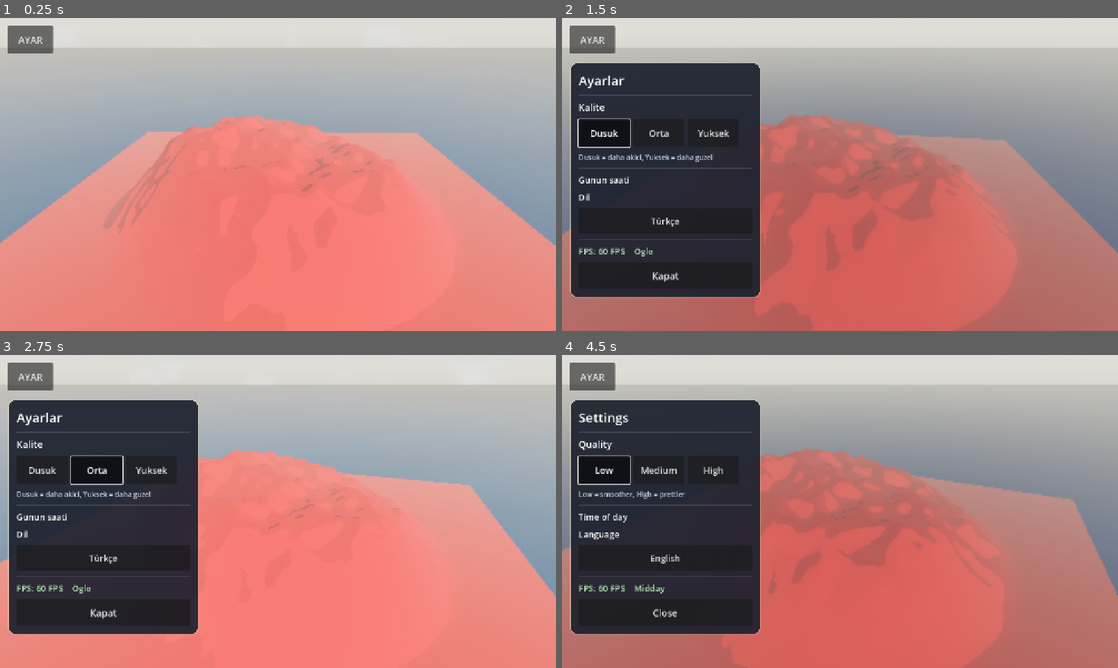
Above: before the commit, frames 1-4 (two rows, left to right).
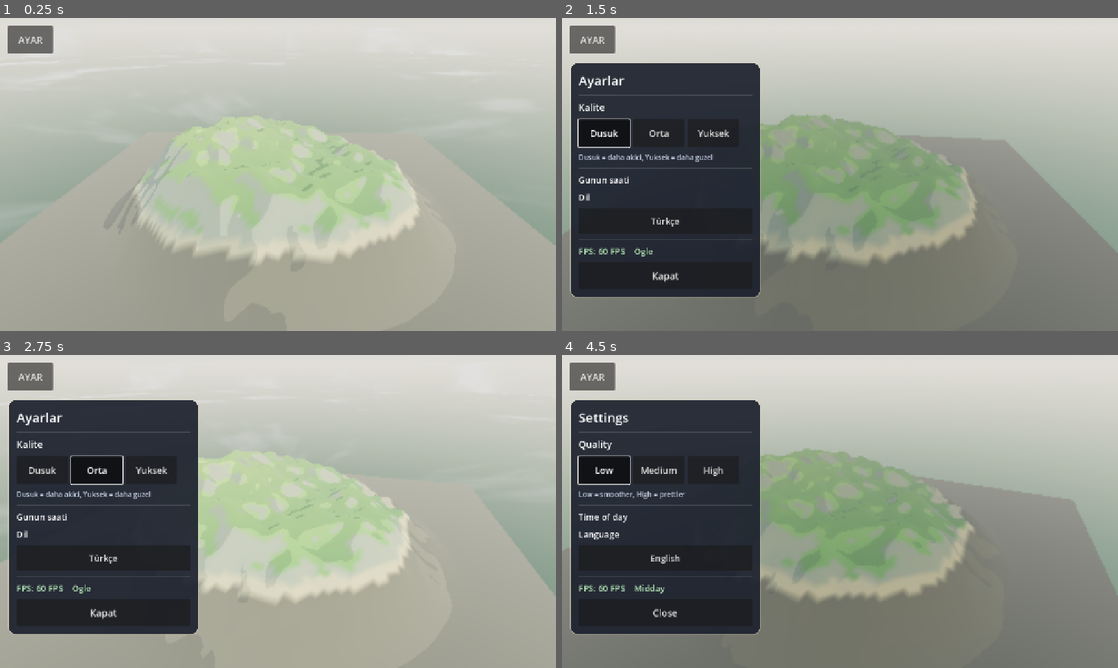
Above: after the commit, the same moments.

Repository: eraslan19j/game
Game: Godot game, scene res://scenes/world/world.tscn
The game is run twice, just before and just after one commit, with the same random seed, the same clock (stepped at 60 frames per second) and the same inputs.
Inputs:
- Up to frame 1 (0.25 s): no input
- Up to frame 2 (1.5 s): click "AYAR" at 0.5 s; click "Dusuk" at 1.25 s
- Up to frame 3 (2.75 s): click "Orta" at 2 s
- Up to frame 4 (4.5 s): click "Yuksek" at 2.75 s; click "Türkçe" at 3.5 s; click "Low" at 4.25 s

The runs differ from the first frame. In frame 1, 60% of the frame differs, in the area x 0-100%, y 9-100%; in frame 2, 64%; in frame 3, 45%; in frame 4, 64%.
Error after the commit: Invalid call. Nonexistent function 'setup' in base 'MeshInstance3D'. (res://scripts/world/world.gd:44)

Commit message:
TEST (gecici): su scripti ve shaderi devre disi, duz mavi malzeme
Co-authored-by: arena-agent <297053741+arena-agent@users.noreply.github.com>

Diff:
--- a/scenes/world/world.tscn
+++ b/scenes/world/world.tscn
@@ -42,6 +42,9 @@
 
 [sub_resource type="ShaderMaterial" id="ShaderMaterial_water"]
 shader = ExtResource("4_watershader")
+
+[sub_resource type="StandardMaterial3D" id="StandardMaterial3D_watertest"]
+albedo_color = Color(0.05, 0.35, 0.75, 1)
 
 [sub_resource type="ShaderMaterial" id="ShaderMaterial_toon_ground"]
 shader = ExtResource("5_toon")
@@ -100,8 +103,7 @@
 toon_material = SubResource("ShaderMaterial_toon_ground")
 
 [node name="Water" type="MeshInstance3D" parent="."]
-material_override = SubResource("ShaderMaterial_water")
-script = ExtResource("3_water")
+material_override = SubResource("StandardMaterial3D_watertest")
 
 [node name="CameraRig" type="Node3D" parent="."]
 
--- a/scripts/world/terrain.gd
+++ b/scripts/world/terrain.gd
@@ -211,7 +211,6 @@
 
 ## Cizgi film havasi icin yukseklik/egime gore sabit renkler.
 func _color_for(h: float, normal_y: float) -> Color:
-	return Color(1.0, 0.0, 0.1)  # TEST
 	var deep_sand := Color(0.34, 0.33, 0.27)
 	var sand := Color(0.87, 0.78, 0.55)
 	var grass_low := Color(0.31, 0.58, 0.24)
Binary file changed: ci_screenshot_preview.png
Not shown: 1 places in scenes/world/world.tscn that only renumber resources
